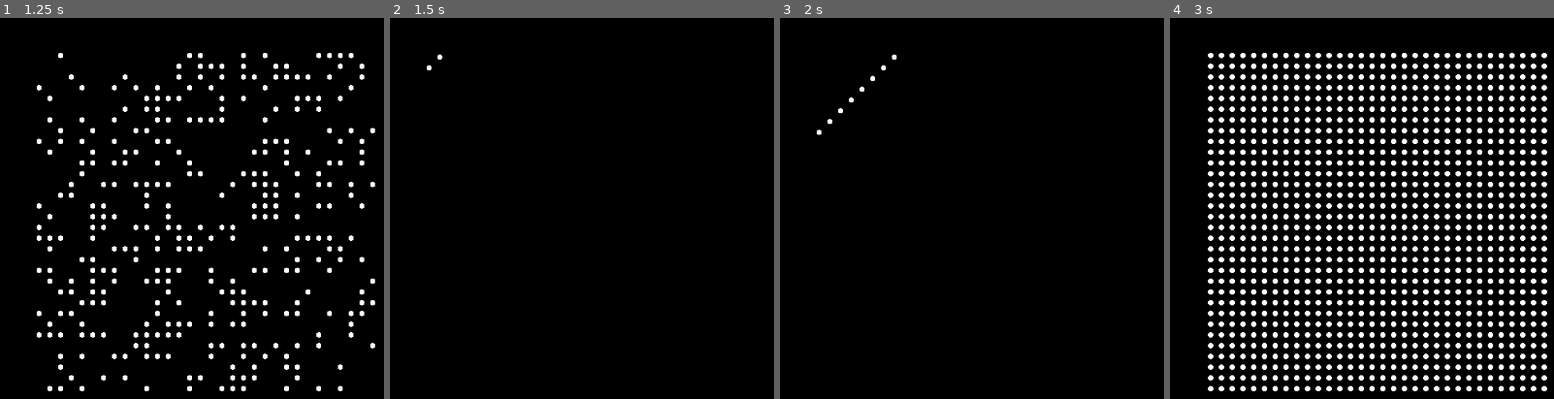
Above: before the commit, frames 1-4 (left to right).
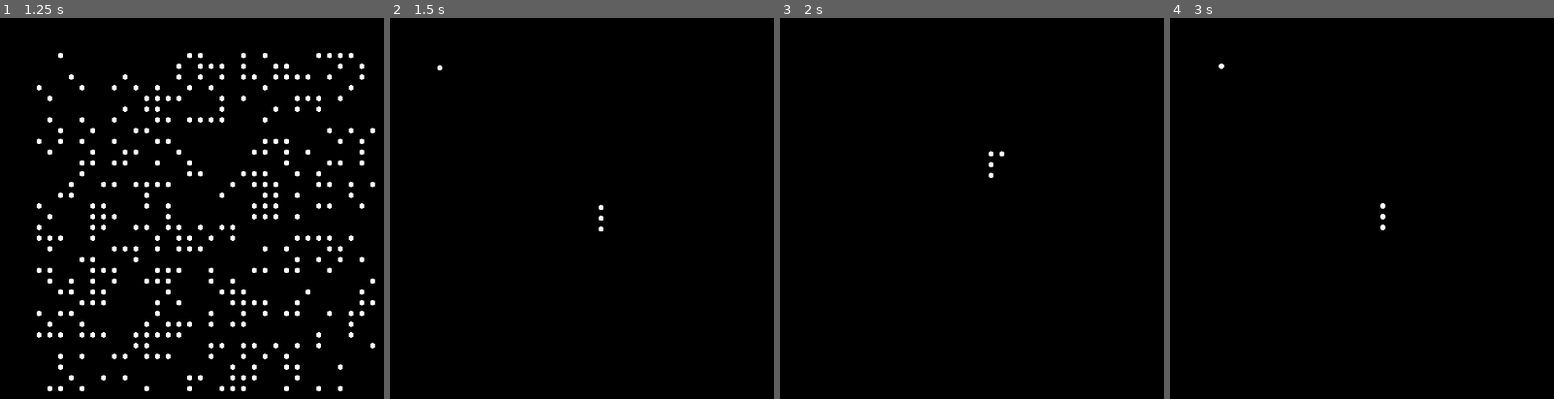
Above: after the commit, the same moments.

Repository: timvisee/38c3-dots
Game: Godot game, scene res://scenes/main.tscn
Same seed, same stepped clock (60 frames per second), same inputs: the game is played once before the commit and once after it.
Inputs:
- Up to frame 1 (1.25 s): hold Right (ui_right) from 0.53 s (still down); tap . (random_dots) at 0.6 s
- Up to frame 2 (1.5 s): release Right (ui_right) at 1.28 s; hold Down (ui_down) from 1.28 s (still down); tap Space (story_next) at 1.35 s
- Up to frame 3 (2 s): keep holding Down (ui_down)
- Up to frame 4 (3 s): release Down (ui_down) at 2.03 s; hold Right (ui_right) 2.03-2.78 s; tap . (random_dots) at 2.1 s; hold Up (ui_up) from 2.78 s (still down); tap Space (story_next) at 2.85 s

Frame 1 is identical in both runs. In frame 2, 0.1% of the frame differs, in the area x 9-56%, y 9-56%; in frame 3, 0.2%; in frame 4, 20%, in the area x 9-99%, y 9-98%.

Commit message:
Improve logic for rendering single story

Diff:
--- a/scenes/main.tscn
+++ b/scenes/main.tscn
@@ -54,6 +54,7 @@
 
 [node name="StoryRunner" type="Node" parent="."]
 script = ExtResource("3_l4onm")
+single_story = ExtResource("4_73h65")
 
 [node name="WindowManager" type="Node" parent="."]
 script = ExtResource("4_wtjsp")
--- a/scripts/StoryRunner.gd
+++ b/scripts/StoryRunner.gd
@@ -2,11 +2,12 @@
 
 const STORIES_PATH = "res://stories";
 const STORIES_EXTENSION = "gd";
-const STORY_INTERVAL_MSEC = 3 * 1000;
+const STORY_INTERVAL_MSEC = 5 * 1000;
 
 @onready var grid = $"../Center/Margin/Grid";
 
 @export var single_story: Script = null;
+@export var interval_msec = STORY_INTERVAL_MSEC;
 
 var story = null;
 var story_files = [];
@@ -21,8 +22,9 @@
 var frame = 0;
 var user_frame = 0;
 func _process(_delta):
-	if Time.get_ticks_msec() - self.story_start > STORY_INTERVAL_MSEC:
-		self.next_story();
+	if self.single_story == null:
+		if Time.get_ticks_msec() - self.story_start > STORY_INTERVAL_MSEC:
+			self.next_story();
 
 	frame += 1;
 	if frame < 5:
--- a/stories/Blink.gd
+++ b/stories/Blink.gd
@@ -11,7 +11,7 @@
 
 
 var on = true;
-func _frame(_delta):
+func _frame(frame):
 	self.on = !self.on;
 	draw(self.on);
 
--- a/stories/Scan.gd
+++ b/stories/Scan.gd
@@ -14,7 +14,7 @@
 
 
 var index = 0;
-func _frame(_delta):
+func _frame(frame):
 	line(index, true);
 	line(index - 1, false);
 
--- a/stories/disabled/Solid.gd
+++ b/stories/disabled/Solid.gd
@@ -10,7 +10,7 @@
 	draw(true);
 
 
-func _frame(_delta):
+func _frame(frame):
 	pass
 
 
